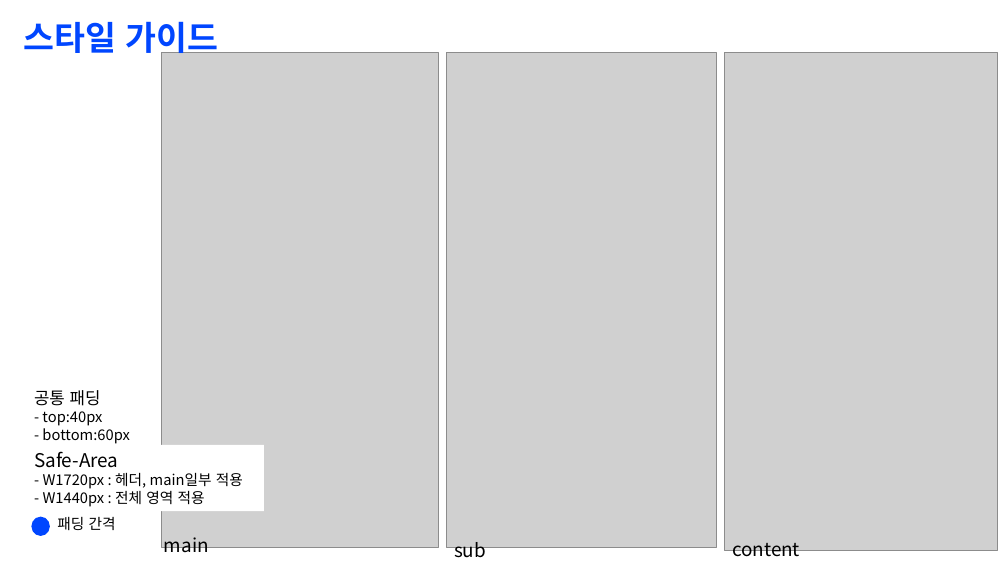
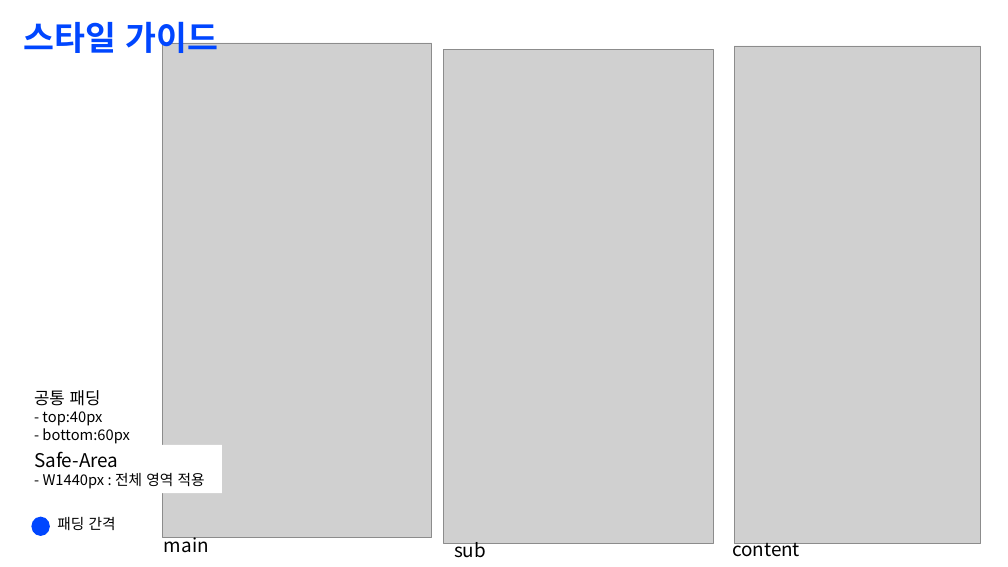
Before and after one commit to kim365my/Shinhan-Investment-Corp_citeRemake, a slide deck: slide 1 of 박스시안/스타일가이드_박스시안_이미지/스타일가이드_박스시안.pptx. Drawn at 1008x567 pixels with LibreOffice and Linux fonts; fonts in the diff are those of the drawing; grey boxes stand for pictures. Boxes give left, top, right and bottom in pixels: in the first picture for what was removed or moved away, otherwise in the second. Text is boxed around its words. In the diff, an @@ line names an element or a change of style, - is before the commit and + after.

```diff
--- a/박스시안/스타일가이드_박스시안_이미지/스타일가이드_박스시안.pptx
+++ b/박스시안/스타일가이드_박스시안_이미지/스타일가이드_박스시안.pptx
@@ picture: place and size @@
-picture at bbox=[161, 53, 438, 547]
+picture at bbox=[163, 43, 432, 538]
@@ picture: place and size @@
-picture at bbox=[447, 53, 716, 547]
+picture at bbox=[444, 49, 713, 544]
@@ picture: place and size @@
-picture at bbox=[724, 53, 997, 551]
+picture at bbox=[734, 46, 981, 544]
@@ rectangle "Safe-Area": place and size @@
-rectangle "Safe-Area" at bbox=[26, 445, 264, 511]
+rectangle "Safe-Area" at bbox=[26, 445, 222, 493]
@@ text in rectangle at bbox=[43, 473, 243, 489]: paragraph removed @@
-- W1720px : 헤더, main일부 적용
```
Also in this commit, not shown: 13 other files.
